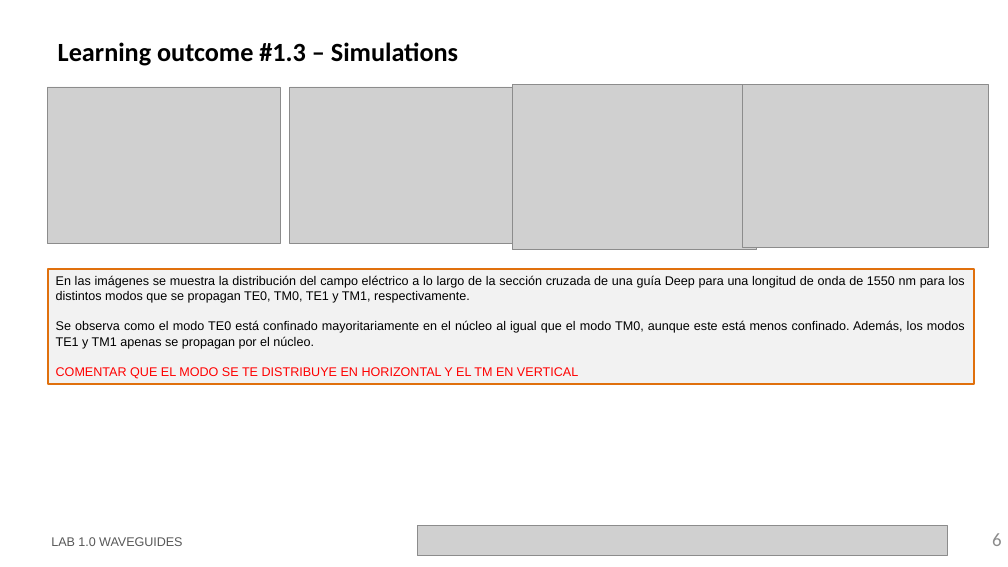
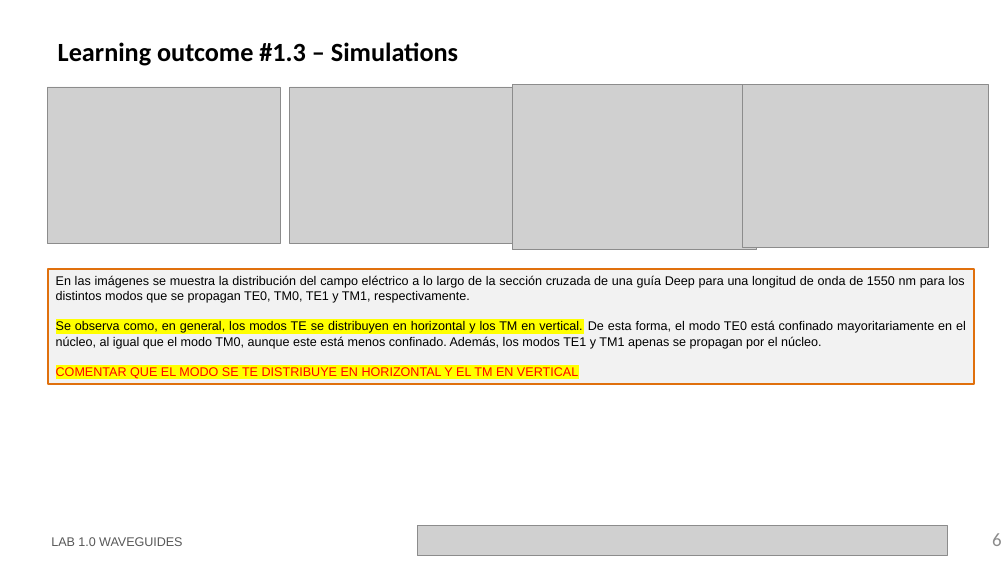
Before and after one commit to jllanoh/cifoin-lab1, a slide deck: slide 6 of LabBook_10.pptx. Drawn at 1008x567 pixels with LibreOffice and Linux fonts; fonts in the diff are those of the drawing; grey boxes stand for pictures; background and template pictures are left out. Boxes give left, top, right and bottom in pixels: in the first picture for what was removed or moved away, otherwise in the second. Text is boxed around its words. In the diff, an @@ line names an element or a change of style, - is before the commit and + after.

```diff
--- a/LabBook_10.pptx
+++ b/LabBook_10.pptx
@@ text in rectangle at (56, 320, 966, 349): text changed @@
-Se observa como el modo TE0 está confinado mayoritariamente en el núcleo al igual que el modo TM0, aunque este está menos confinado. Además, los modos TE1 y TM1 apenas se propagan por el núcleo.
+Se observa como, en general, los modos TE se distribuyen en horizontal y los TM en vertical. De esta forma, el modo TE0 está confinado mayoritariamente en el núcleo, al igual que el modo TM0, aunque este está menos confinado. Además, los modos TE1 y TM1 apenas se propagan por el núcleo.
@@ text in rectangle at (56, 367, 578, 379): highlight none to #FFFF00 in "COMENTAR QUE EL MODO SE TE DISTRIBUYE ..." @@
```
Also in this commit, not shown: 4 other slides changed.
